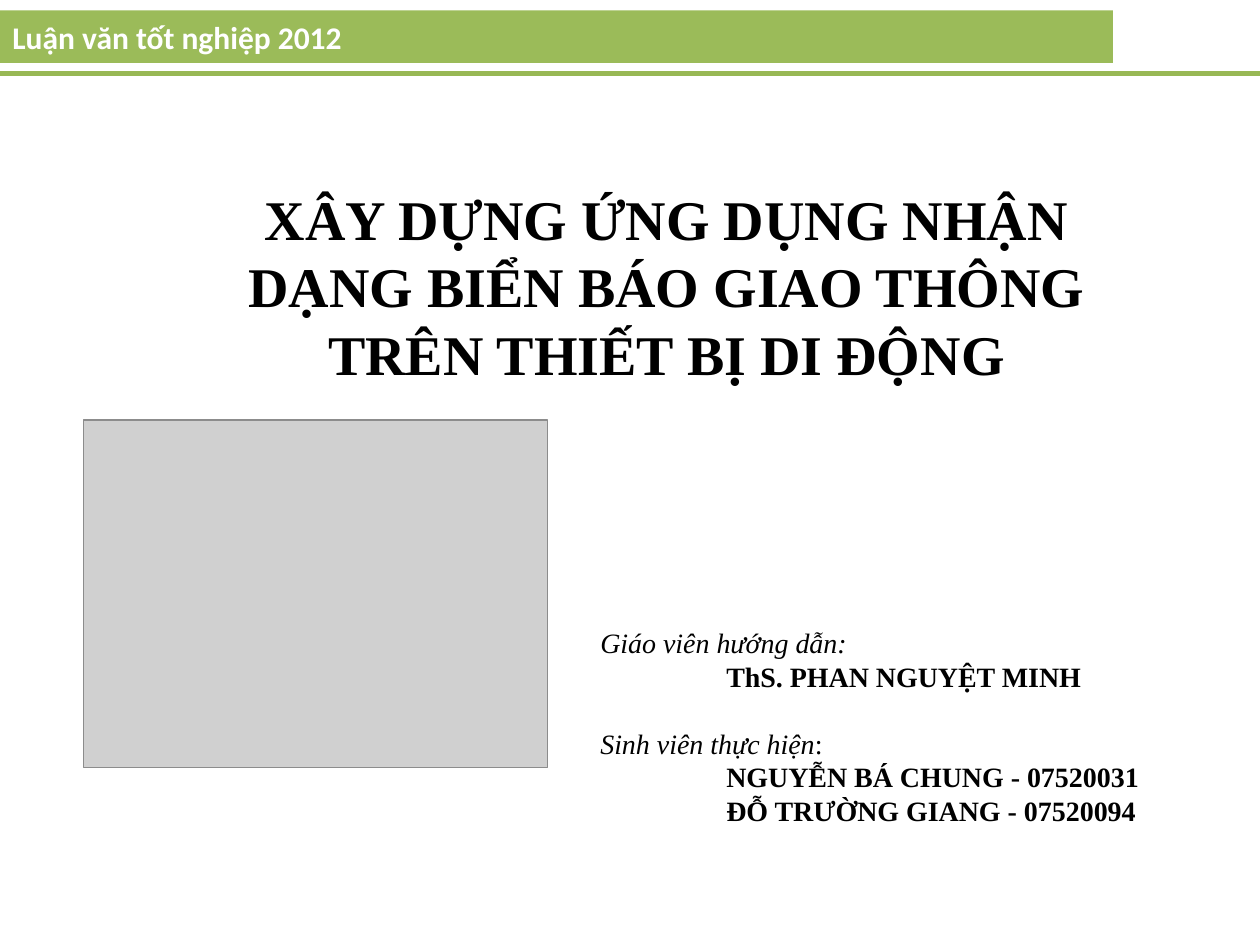
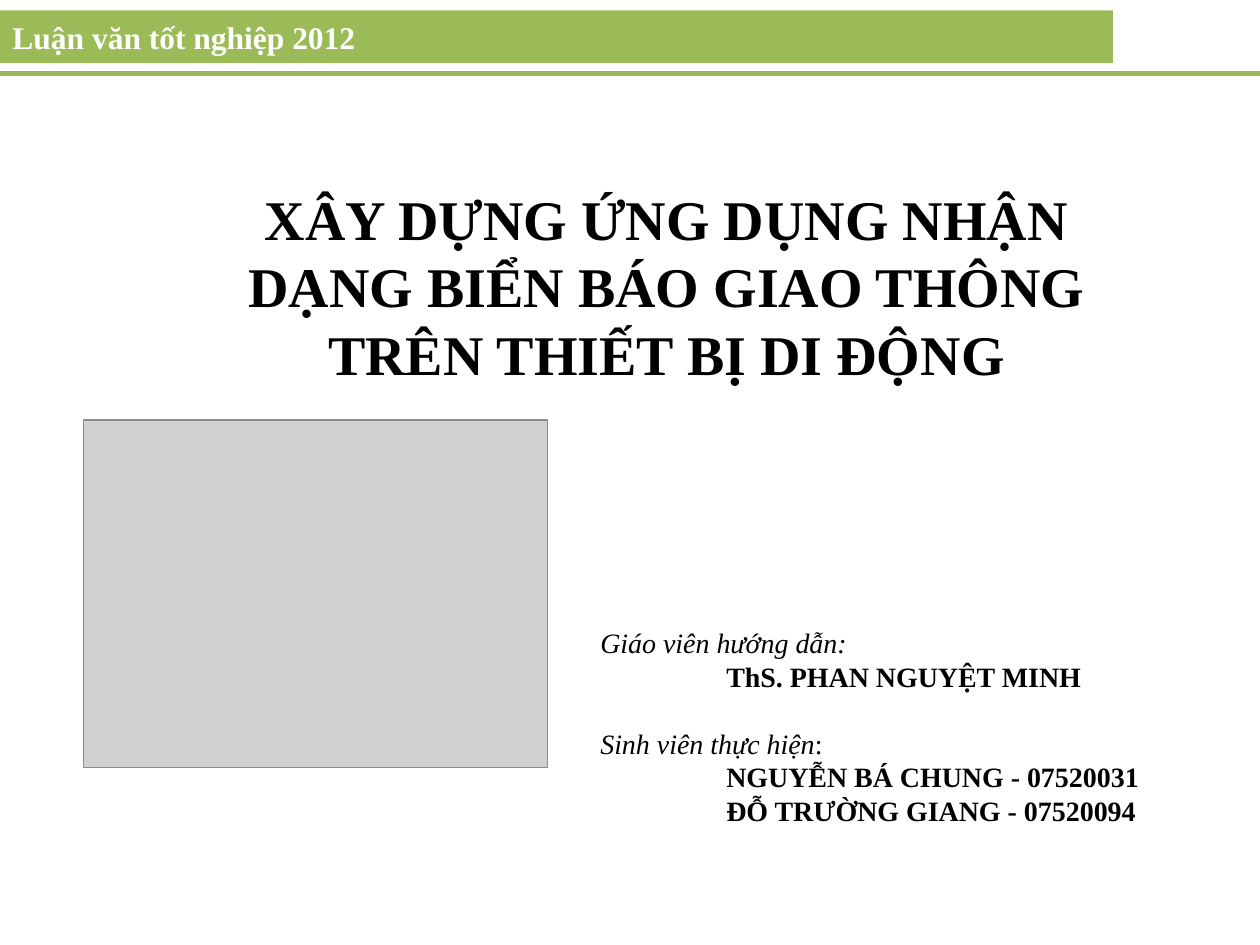
Before and after one commit to gilang07/sign-traffic-recognition, a slide deck: slide 1 of doc/LuanVan.pptx. Drawn at 1260x945 pixels with LibreOffice and Linux fonts; fonts in the diff are those of the drawing; grey boxes stand for pictures. Boxes give left, top, right and bottom in pixels: in the first picture for what was removed or moved away, otherwise in the second. Text is boxed around its words. In the diff, an @@ line names an element or a change of style, - is before the commit and + after.

```diff
--- a/doc/LuanVan.pptx
+++ b/doc/LuanVan.pptx
@@ rectangle "Luận văn tốt nghiệp 2012" at bbox=[0, 10, 1113, 63]: font Calibri to Times New Roman @@
```
Also in this commit, not shown: 14 other slides changed, 4 slides added, 1 other file.
